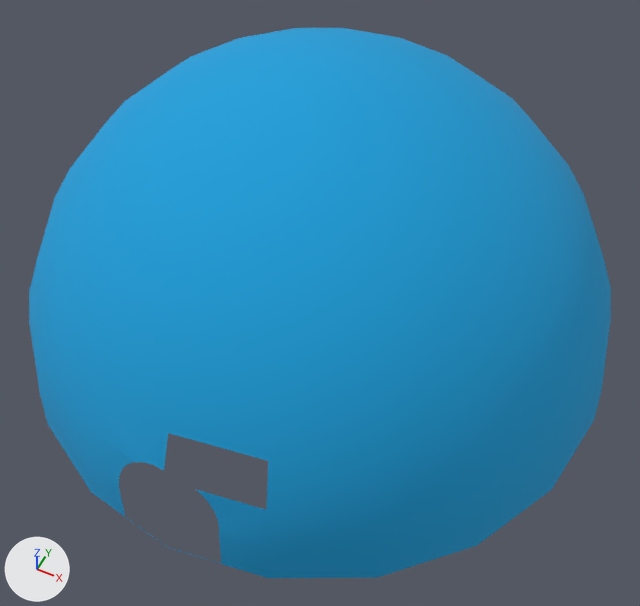
A saved change to the OBJ model Project1Vac/Project1Vac/Models/Fachada/Fachada.obj.
Both versions are drawn from a 50 mm camera at (3.1, -6.2, 7.99) aimed at (0.31, -0.62, 1.03). The axes (+X, +Y, +Z) are drawn at lower left. The lights are the same throughout. Where no turn or scale is listed for an object, it has been applied to the vertices.

Script lines for the objects in view, before the commit:
```python
me_fachada = bpy.data.meshes.new('Fachada')
me_fachada.from_pydata(...)  # 221 vertices, 199 faces; spans x -3.3..3.3, y -3.3..3.3, z 0.0..3.3
me_fachada.materials.append(mat_lambert2sg)  # picture img_cristal_png
ob_fachada = bpy.data.objects.new('Fachada', me_fachada)
ob_fachada.location = (0.0, 0.0, 0.0)
```
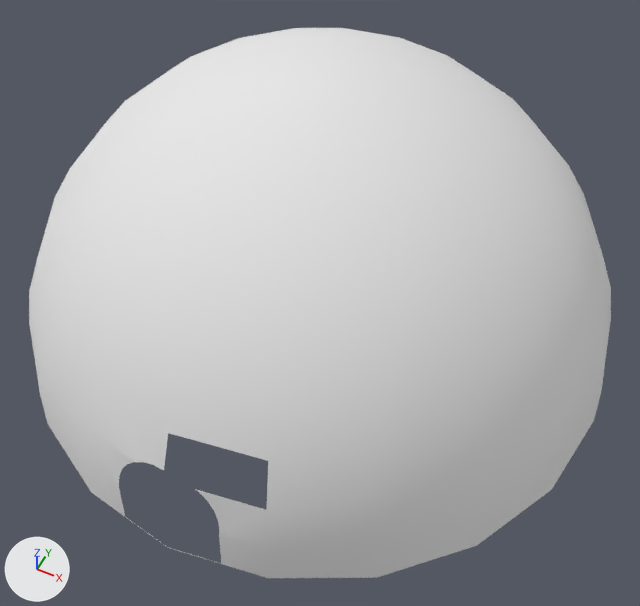
Changed parts and their boxes (x1, y1, x2, y2) in the pictures (640 x 606 px):
'Fachada', recoloured (blue to white)
    both: (29, 28, 611, 578)

Patch to the scene script:
```diff
--- a/Project1Vac/Project1Vac/Models/Fachada/Fachada.obj.py
+++ b/Project1Vac/Project1Vac/Models/Fachada/Fachada.obj.py
@@ mat_phong1sg @@
+mat_phong1sg = principled_material('phong1SG')
+mat_phong1sg.base_color = (0.8, 0.8, 0.8)  # white #e7e7e7
+mat_phong1sg.roughness = 1.0
@@ me_fachada @@
 me_fachada.from_pydata(...)  # 221 vertices, 199 faces; spans x -3.3..3.3, y -3.3..3.3, z 0.0..3.3
-me_fachada.materials.append(mat_lambert2sg)  # picture img_cristal_png
+me_fachada.materials.append(mat_phong1sg)  # white #e7e7e7
```
